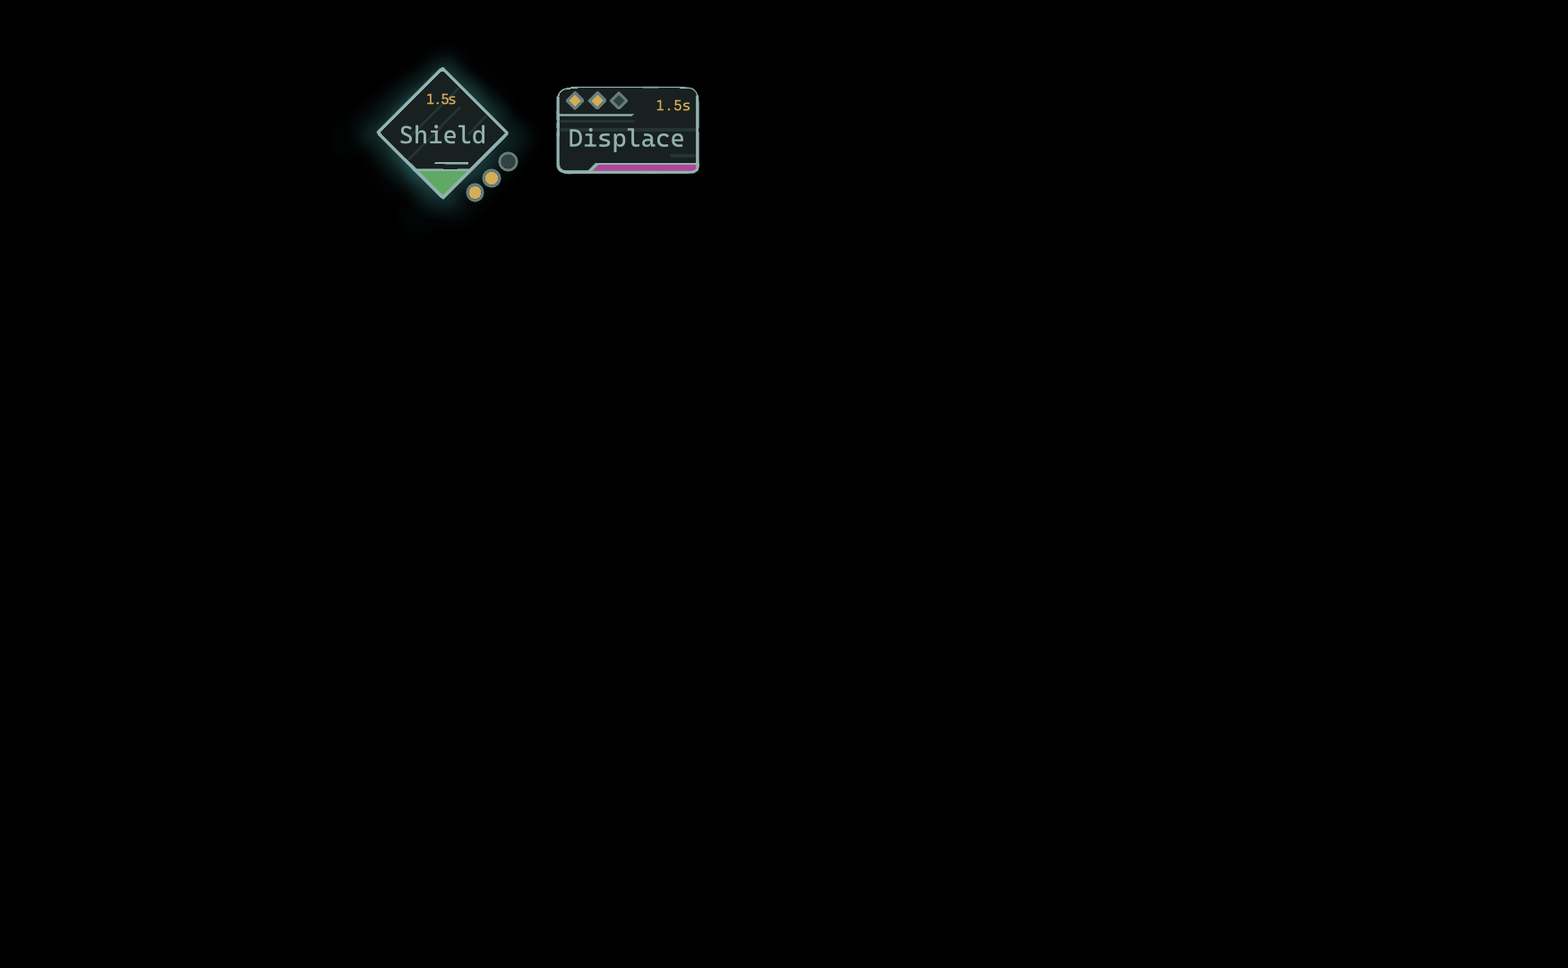
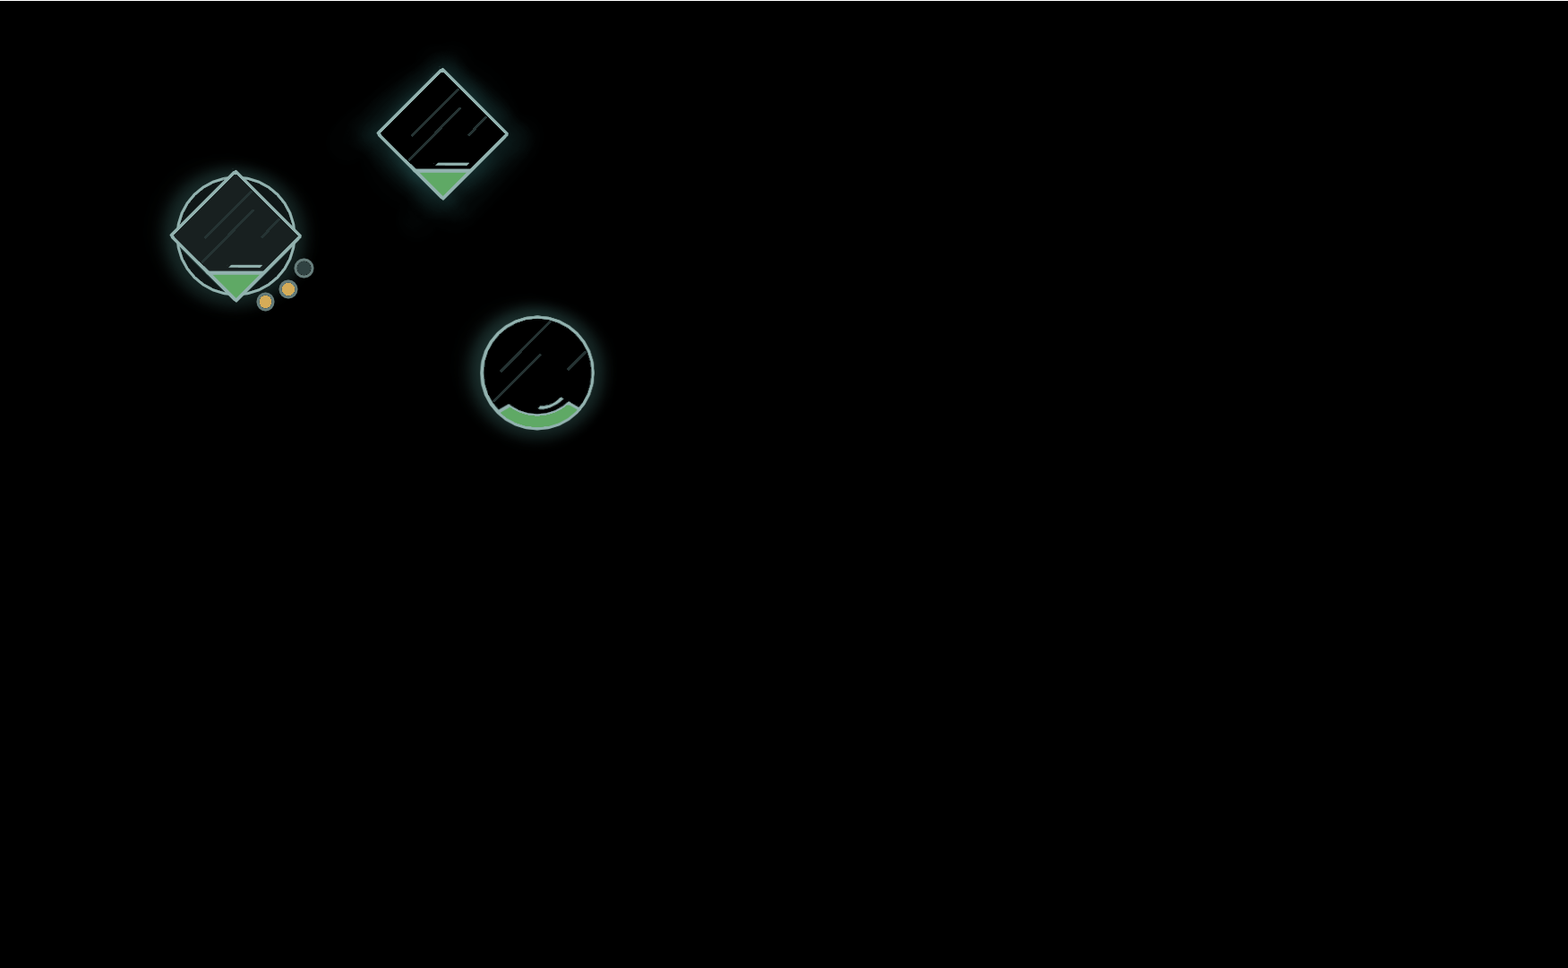
The second 1568 × 968 image is a revision of the first. Changes to its layers:
added group "Function Blocks" with 14 layers over (57, 0, 1491, 448)
added layer "Circle_Black" in group "Function Blocks" over (171, 171, 317, 317)
added layer "Circle Glow 1" (45%) in group "Function Blocks" over (151, 159, 317, 317)
added layer "Diamond Circle" in group "Function Blocks" over (151, 114, 402, 317)
added layer "Circle Glow" (40%) in group "Function Blocks" over (151, 159, 317, 317)
added layer "Diamond_Black" in group "Function Blocks" over (229, 114, 700, 448)
renamed "Function Sketches (alt)" to "Final Ideas", hid it, moved it into group "Function Blocks", painted on it over (229, 114, 700, 448)
"Glow 1": opacity 72% → 53%, moved it into group "Function Blocks", painted on it over (229, 0, 631, 402)
painted on "Background" (1st of 2) over (0, 0, 1568, 448)